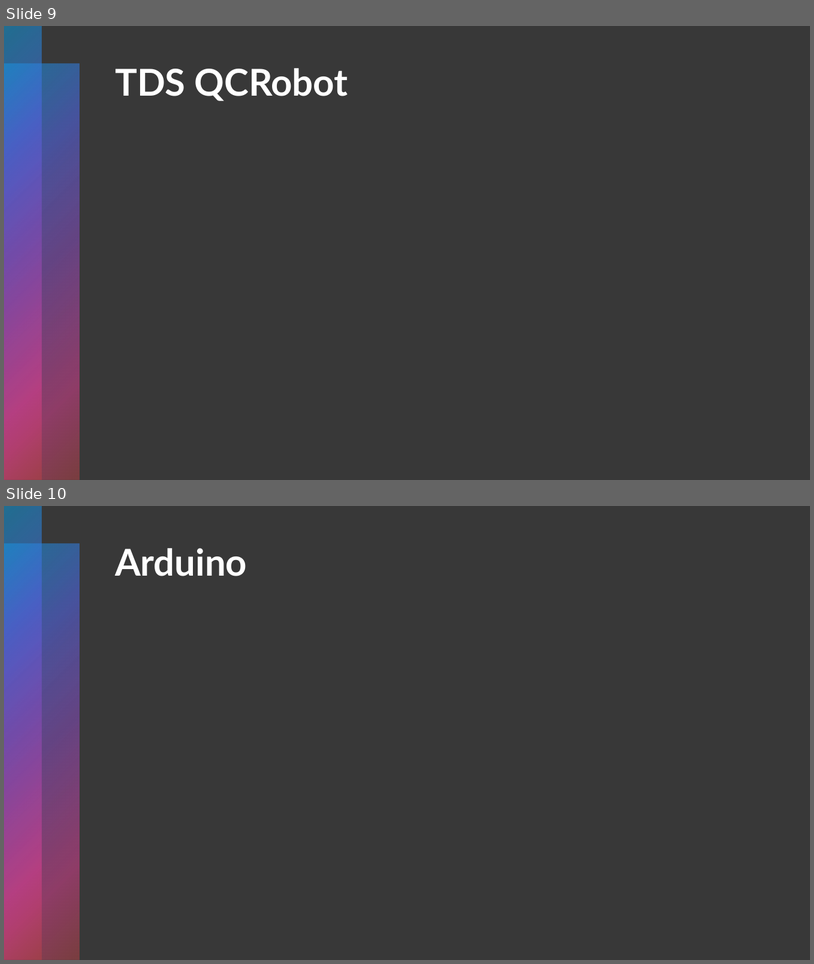
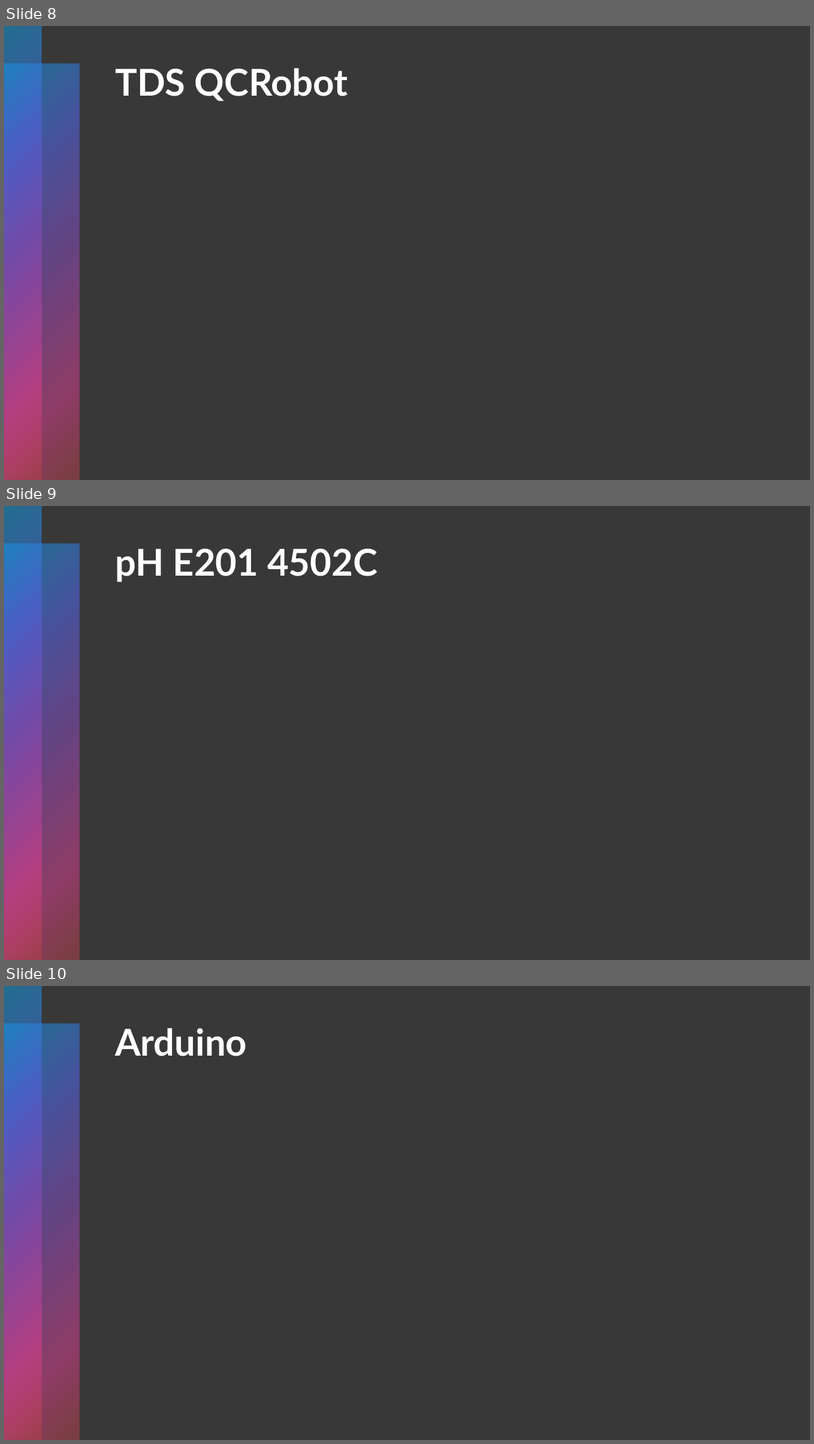
Before and after one commit to gubbriaco/water-analysis, a slide deck: presentation.pptx. Shown one above the other, each under a label of ours: slides 9 and 10 before the commit, slides 8, 9 and 10 after it. The pictures are 814x964 and 814x1444 pixels, drawn with LibreOffice and Linux fonts; fonts in the diff are those of the drawing. Boxes give left, top, right and bottom in pixels: in the first picture for what was removed or moved away, otherwise in the second. Text is boxed around its words. In the diff, an @@ line names an element or a change of style, - is before the commit and + after.

```diff
--- a/presentation.pptx
+++ b/presentation.pptx
@@ slide 9 added at [4,506,810,960], background #000000 at 78% opacity; not listed: 2 template elements that a slide beside it also shows @@
@@ title added at [115,549,378,582], 44 pt, text #FFFFFF, bold @@
+pH E201 4502C
@@ what was slide 9 is now slide 8 @@
```
Also in this commit, not shown: 2 slides changed, 3 slides removed, 49 other files.
